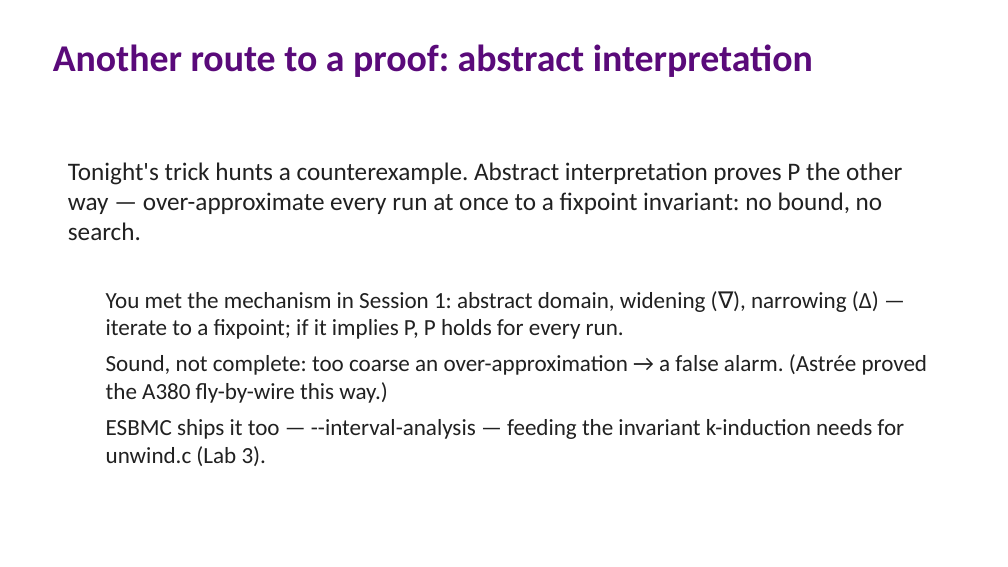
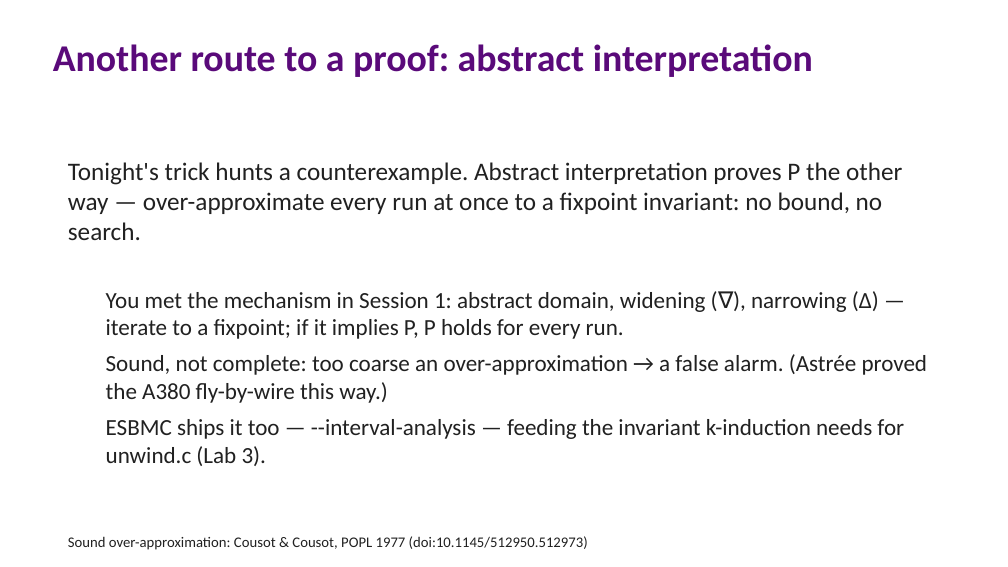
Before and after one commit to lucasccordeiro/unifei, a slide deck: slide 5 of slides/session2/01-session2-hands-on.pptx. Drawn at 1008x567 pixels with LibreOffice and Linux fonts; fonts in the diff are those of the drawing. Boxes give left, top, right and bottom in pixels: in the first picture for what was removed or moved away, otherwise in the second. Text is boxed around its words. In the diff, an @@ line names an element or a change of style, - is before the commit and + after.

```diff
--- a/slides/session2/01-session2-hands-on.pptx
+++ b/slides/session2/01-session2-hands-on.pptx
@@ text added at [68,536,588,550], 14 pt, text #212121 @@
+Sound over-approximation: Cousot & Cousot, POPL 1977 (doi:10.1145/512950.512973)
```
Also in this commit, not shown: 5 other files.
